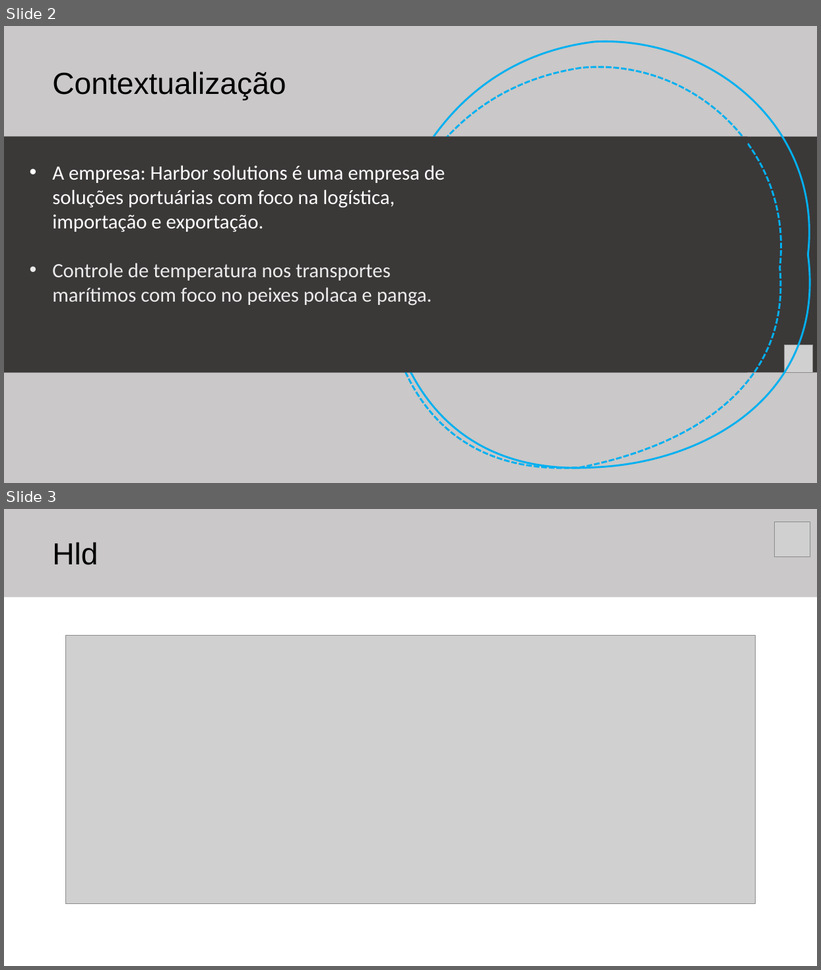
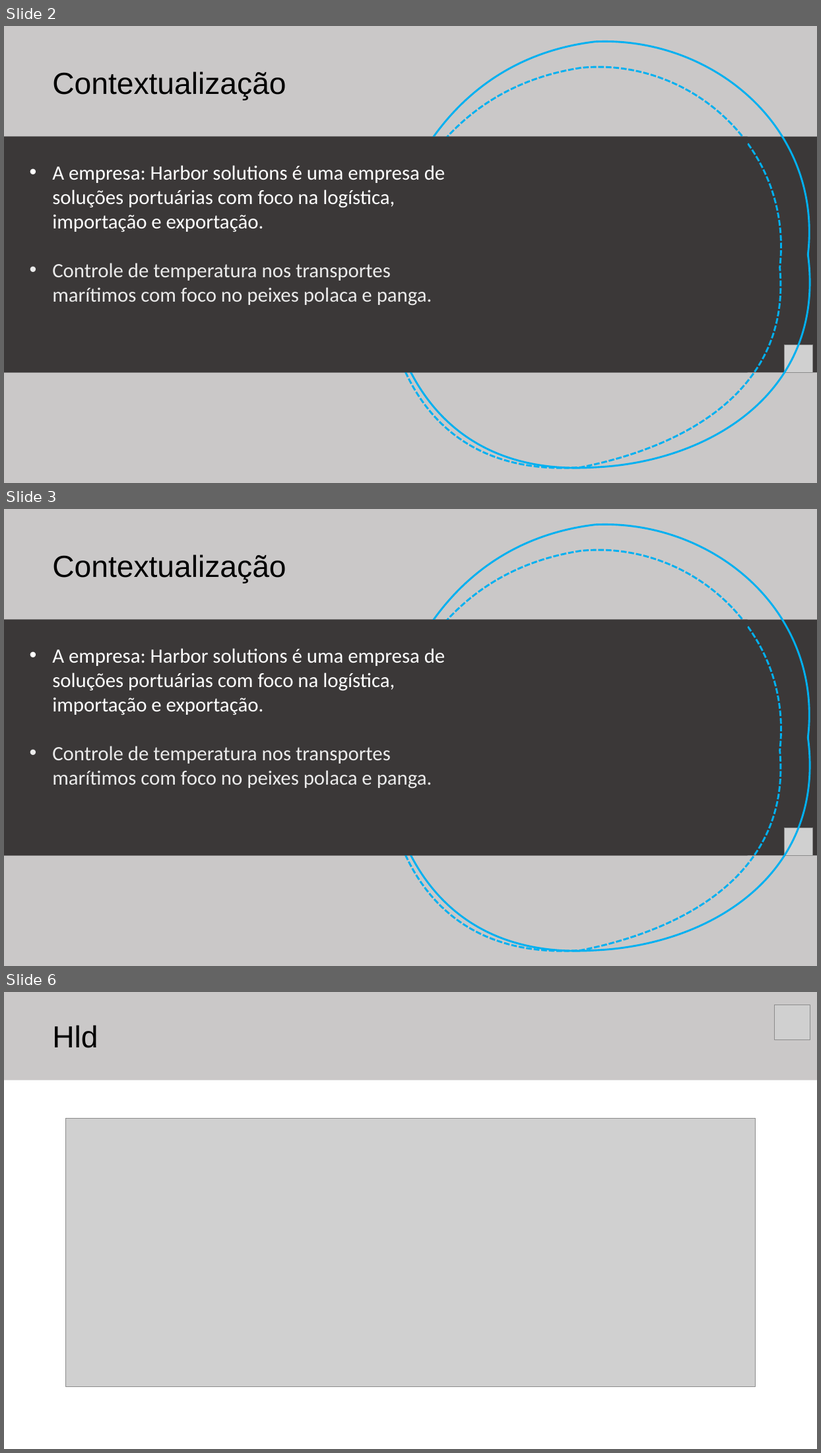
Before and after one commit to rafael-rochaalmeida/Harbor-Solutions, a slide deck: Documentação/Apresentação Sprint 2.pptx. Shown one above the other, each under a label of ours: slides 2 and 3 before the commit, slides 2, 3 and 6 after it; the slides between them are not shown. The pictures are 821x970 and 821x1453 pixels, drawn with LibreOffice and Linux fonts; fonts in the diff are those of the drawing; grey boxes stand for pictures. Boxes give left, top, right and bottom in pixels: in the first picture for what was removed or moved away, otherwise in the second. Text is boxed around its words. In the diff, an @@ line names an element or a change of style, - is before the commit and + after.

```diff
--- a/Documentação/Apresentação Sprint 2.pptx
+++ b/Documentação/Apresentação Sprint 2.pptx
@@ slide 3 added at (4, 509, 817, 966), background #FFFFFF @@
@@ rectangle added at (4, 509, 817, 966), fill #767171 at 38% opacity @@
@@ freeform shape added at (382, 525, 809, 951), outline #00B0F0 2.25 pt @@
@@ text added at (52, 555, 286, 584), 36 pt, text #000000 @@
+Contextualização
@@ freeform shape added at (382, 551, 780, 951), outline #00B0F0 2.25 pt dashed @@
@@ rectangle added at (4, 620, 817, 856), fill #3B3838 @@
@@ rectangle added at (4, 620, 748, 856), fill #3B3838 @@
@@ text added at (52, 648, 445, 789), 24 pt, text #FFFFFF @@
+• A empresa: Harbor solutions é uma empresa de soluções portuárias com foco na logística, importação e exportação.
+• Controle de temperatura nos transportes marítimos com foco no peixes polaca e panga.
@@ picture added at (785, 828, 813, 855) @@
@@ what was slide 3 is now slide 6 @@
```
Also in this commit, not shown: 2 other slides added, 1 other file.
